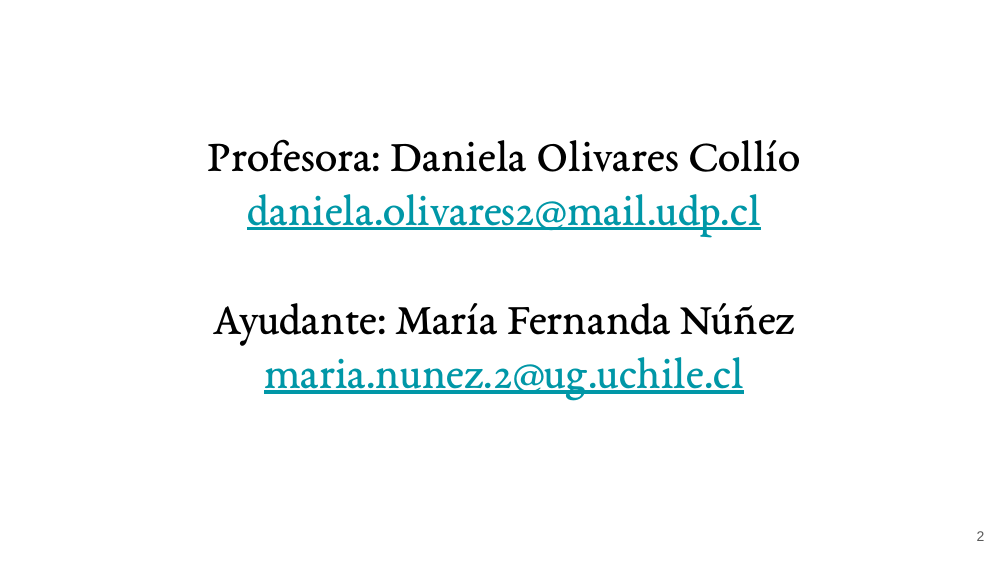
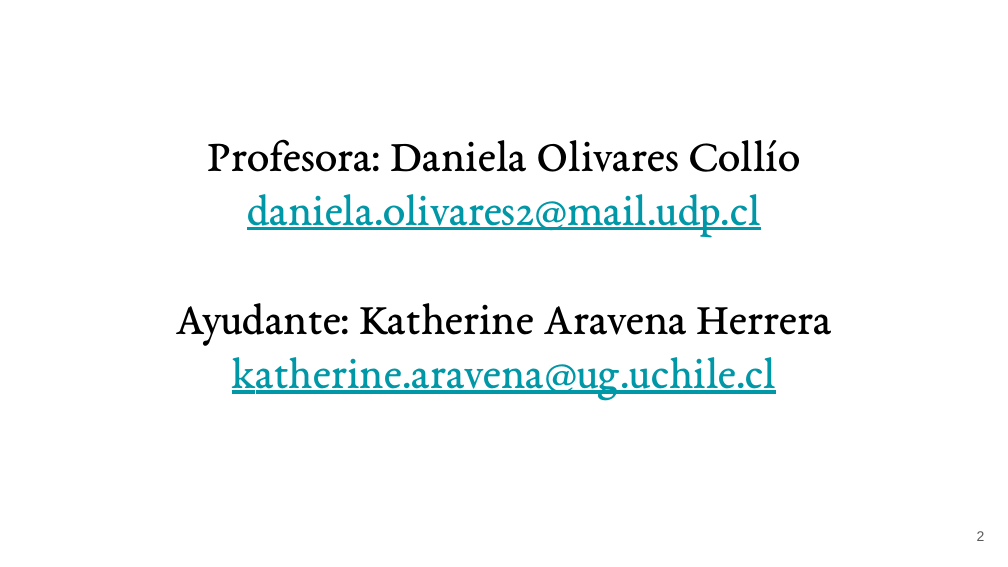
Before and after one commit to KAravena/udp-magister-visualizacion-datos-r, a slide deck: slide 2 of clases/clase_02/clase_02.pptx. Drawn at 1008x567 pixels with LibreOffice and Linux fonts; fonts in the diff are those of the drawing. Boxes give left, top, right and bottom in pixels: in the first picture for what was removed or moved away, otherwise in the second. Text is boxed around its words. In the diff, an @@ line names an element or a change of style, - is before the commit and + after.

```diff
--- a/clases/clase_02/clase_02.pptx
+++ b/clases/clase_02/clase_02.pptx
@@ title at (x1=176, y1=303, x2=832, y2=401): text changed @@
-Ayudante: María Fernanda Núñez
-maria.nunez.2@ug.uchile.cl
+Ayudante: Katherine Aravena Herrera
+katherine.aravena@ug.uchile.cl
```
Also in this commit, not shown: 5 other slides changed, 6 other files.
